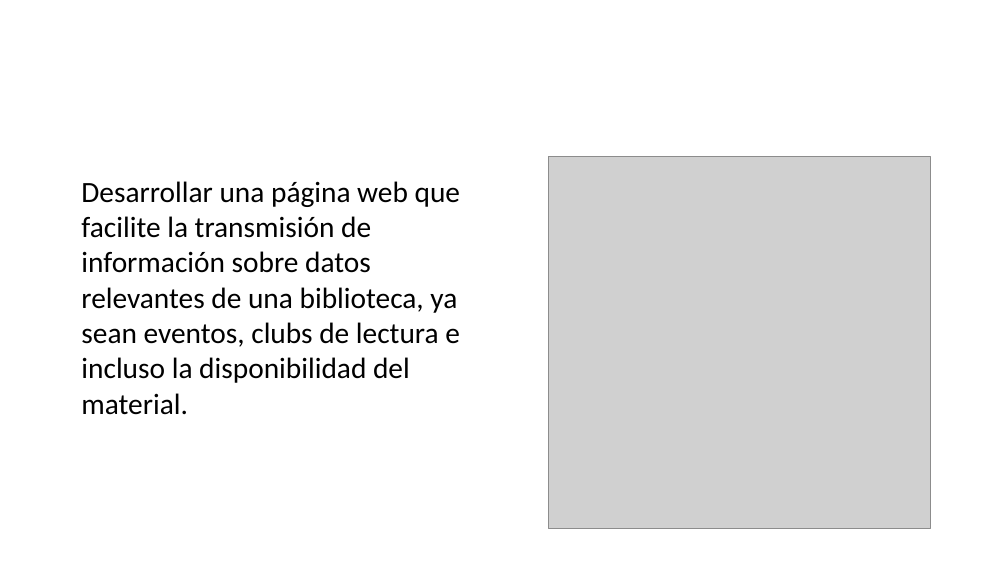
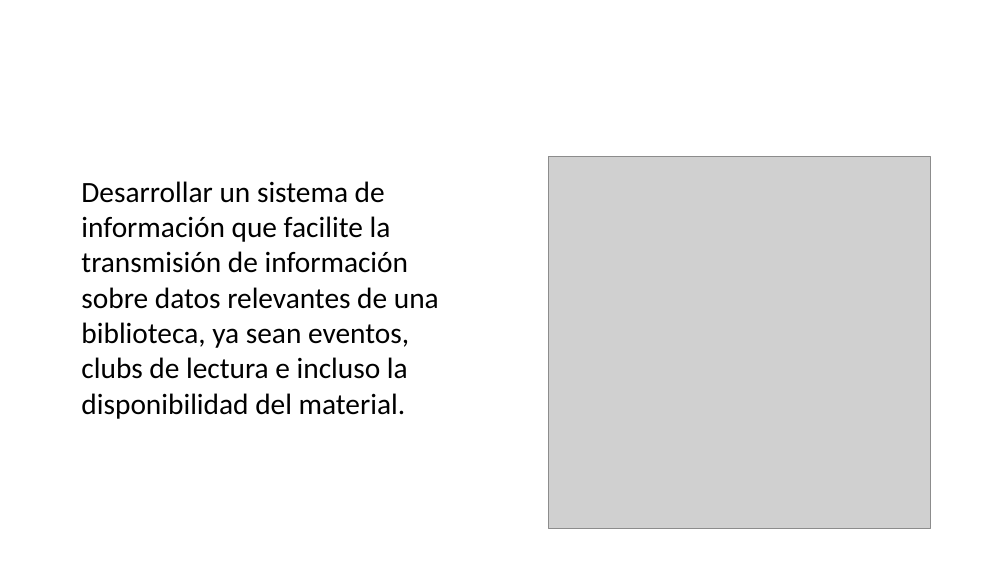
Before and after one commit to Vinxxo/Gaes-2---Biblioteca, a slide deck: slide 5 of 6. Presentación Proyecto/Sustentación Trimestre 1 Proyecto Legajo.pptx. Drawn at 1008x567 pixels with LibreOffice and Linux fonts; fonts in the diff are those of the drawing; grey boxes stand for pictures; background and template pictures are left out. Boxes give left, top, right and bottom in pixels: in the first picture for what was removed or moved away, otherwise in the second. Text is boxed around its words. In the diff, an @@ line names an element or a change of style, - is before the commit and + after.

```diff
--- a/6. Presentación Proyecto/Sustentación Trimestre 1 Proyecto Legajo.pptx
+++ b/6. Presentación Proyecto/Sustentación Trimestre 1 Proyecto Legajo.pptx
@@ text at (x1=81, y1=181, x2=439, y2=419): text changed @@
-Desarrollar una página web que facilite la transmisión de información sobre datos relevantes de una biblioteca, ya sean eventos, clubs de lectura e incluso la disponibilidad del material.
+Desarrollar un sistema de información que facilite la transmisión de información sobre datos relevantes de una biblioteca, ya sean eventos, clubs de lectura e incluso la disponibilidad del material.
```
Also in this commit, not shown: 1 other slide changed, 3 other files.
